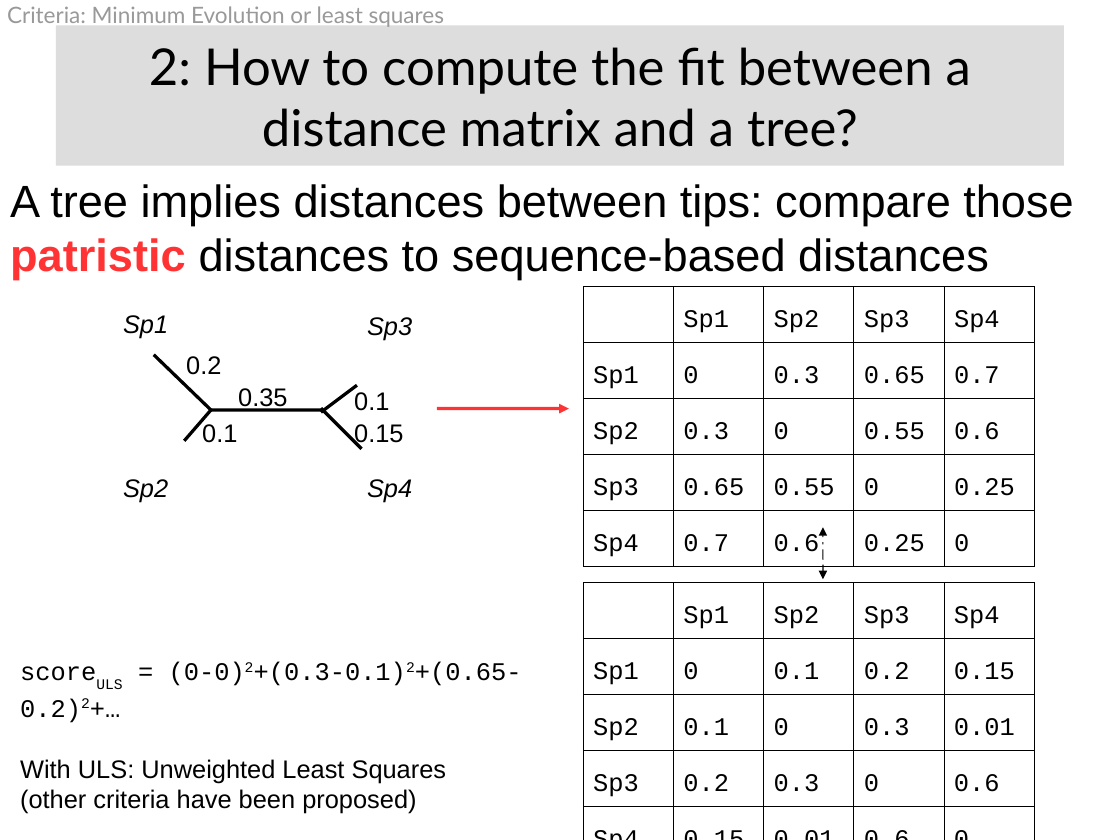
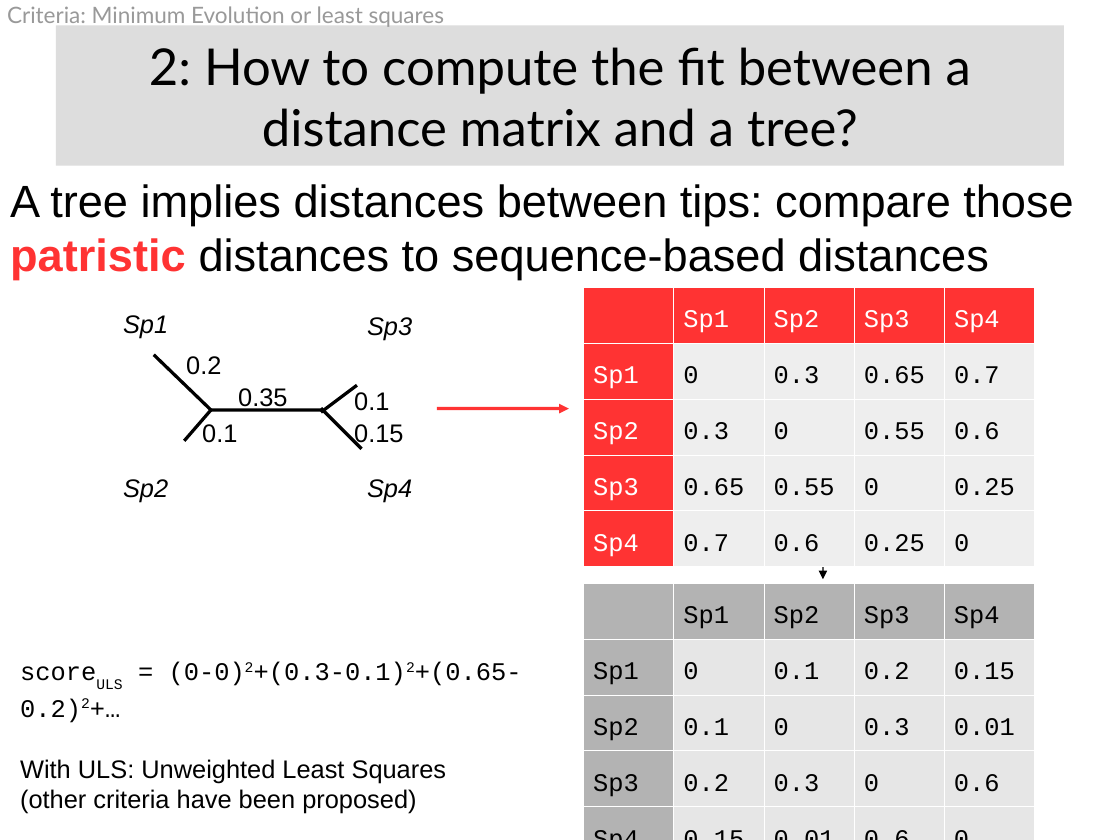
Before and after one commit to Boussau/boussau.github.io, a slide deck: slide 46 of COME_courses/Cambridge_2022/2_optimality_criteria/Presentation_Criteria_Phylogenetics.odp. Drawn at 1120x840 pixels with LibreOffice and Linux fonts; fonts in the diff are those of the drawing. Boxes give left, top, right and bottom in pixels: in the first picture for what was removed or moved away, otherwise in the second. Text is boxed around its words. In the diff, an @@ line names an element or a change of style, - is before the commit and + after.

```diff
--- a/COME_courses/Cambridge_2022/2_optimality_criteria/Presentation_Criteria_Phylogenetics.odp
+++ b/COME_courses/Cambridge_2022/2_optimality_criteria/Presentation_Criteria_Phylogenetics.odp
@@ table at box(583, 287, 1036, 561) @@
@@ fill none to #FF3333 in 8 cells @@
@@ fill none to #EEEEEE in 16 cells @@
@@ text colour #000000 to #FFFFFF in "Sp1", "Sp2", "Sp3", "Sp4" and 4 more places @@
@@ borders changed @@
@@ table at box(583, 583, 1036, 826) @@
@@ fill none to #B3B3B3 in 8 cells @@
@@ fill none to #E6E6E6 in 16 cells @@
@@ borders changed @@
```
Also in this commit, not shown: 30 other slides changed, 1 slide added, 1 other file.
